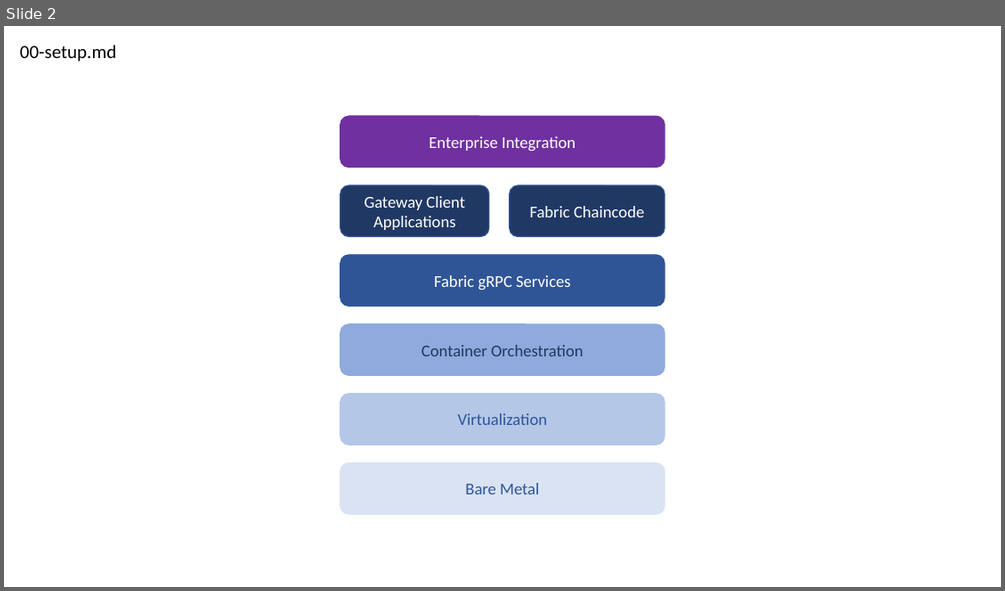
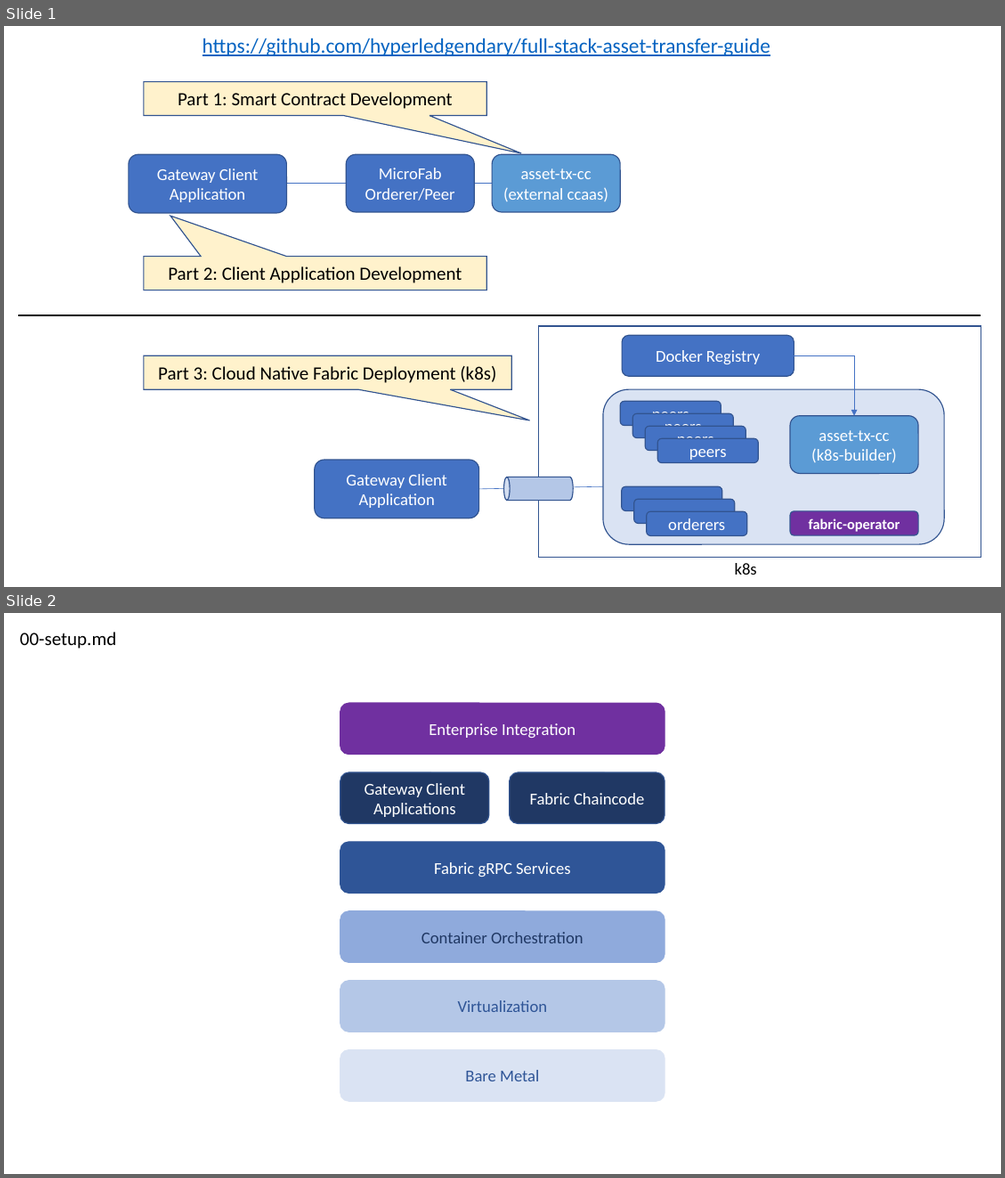
Before and after one commit to hyperledgendary/full-stack-asset-transfer-guide, a slide deck: docs/images/CloudReady.pptx. Shown one above the other, each under a label of ours: slide 2 before the commit, slides 1 and 2 after it. The pictures are 1005x591 and 1005x1178 pixels, drawn with LibreOffice and Linux fonts; fonts in the diff are those of the drawing. Boxes give left, top, right and bottom in pixels: in the first picture for what was removed or moved away, otherwise in the second. Text is boxed around its words. In the diff, an @@ line names an element or a change of style, - is before the commit and + after.

```diff
--- a/docs/images/CloudReady.pptx
+++ b/docs/images/CloudReady.pptx
@@ slide 1 added at bbox=[4, 26, 1001, 587], background #FFFFFF @@
@@ text added at bbox=[202, 38, 770, 56], 20 pt, text #0563C1, underline @@
+https://github.com/hyperledgendary/full-stack-asset-transfer-guide
@@ speech box added at bbox=[144, 82, 487, 116], fill #FFF2CC, outline #325491 1 pt, 18 pt, text #000000 @@
+Part 1: Smart Contract Development
@@ rounded rectangle added at bbox=[129, 155, 287, 213], fill #4472C4, outline #325491 1 pt, 16 pt, text #FFFFFF @@
+Gateway Client Application
@@ rounded rectangle added at bbox=[346, 155, 474, 212], fill #4472C4, outline #325491 1 pt, 16 pt, text #FFFFFF @@
+MicroFab
+Orderer/Peer
@@ rounded rectangle added at bbox=[493, 155, 621, 212], fill #5B9BD5, outline #325491 1 pt, 16 pt, text #FFFFFF @@
+asset-tx-cc
+(external ccaas)
@@ arrow added from (251, 183) to (507, 183), #4472C4 0.5 pt @@
@@ speech box added at bbox=[144, 257, 487, 290], fill #FFF2CC, outline #325491 1 pt, 18 pt, text #000000 @@
+Part 2: Client Application Development
@@ line added from (981, 315) to (19, 315), #000000 1.25 pt @@
@@ rectangle added at bbox=[539, 326, 981, 557], outline #325491 1 pt @@
@@ rounded rectangle added at bbox=[622, 335, 793, 376], fill #4472C4, outline #325491 1 pt, 16 pt, text #FFFFFF @@
+Docker Registry
@@ speech box added at bbox=[144, 356, 512, 389], fill #FFF2CC, outline #325491 1 pt, 18 pt, text #000000 @@
+Part 3: Cloud Native Fabric Deployment (k8s)
@@ elbow arrow added from (793, 356) to (854, 416), #4472C4 0.5 pt @@
@@ rounded rectangle added at bbox=[603, 389, 944, 544], fill #DAE3F3, outline #325491 1 pt @@
@@ rounded rectangle added at bbox=[620, 402, 721, 426], fill #4472C4, outline #325491 1 pt, 16 pt, text #FFFFFF @@
+peers
@@ rounded rectangle added at bbox=[633, 413, 734, 437], fill #4472C4, outline #325491 1 pt, 16 pt, text #FFFFFF @@
+peers
@@ rounded rectangle added at bbox=[790, 416, 919, 473], fill #5B9BD5, outline #325491 1 pt, 16 pt, text #FFFFFF @@
+asset-tx-cc
+(k8s-builder)
@@ rounded rectangle added at bbox=[645, 426, 745, 450], fill #4472C4, outline #325491 1 pt, 16 pt, text #FFFFFF @@
+peers
@@ rounded rectangle added at bbox=[657, 439, 759, 463], fill #4472C4, outline #325491 1 pt, 16 pt, text #FFFFFF @@
+peers
@@ rounded rectangle added at bbox=[315, 459, 479, 518], fill #4472C4, outline #325491 1 pt, 16 pt, text #FFFFFF @@
+Gateway Client Application
@@ cylinder added at bbox=[504, 476, 573, 499], fill #B4C7E7, outline #325491 1 pt @@
@@ arrow added from (479, 489) to (649, 486), #4472C4 0.5 pt @@
@@ rounded rectangle added at bbox=[622, 487, 722, 510], fill #4472C4, outline #325491 1 pt @@
@@ rounded rectangle added at bbox=[634, 499, 736, 523], fill #4472C4, outline #325491 1 pt @@
@@ rounded rectangle added at bbox=[647, 511, 747, 535], fill #4472C4, outline #325491 1 pt, 16 pt, text #FFFFFF @@
+orderers
@@ rounded rectangle added at bbox=[790, 511, 919, 535], fill #7030A0, outline #325491 1 pt, 14 pt, text #FFFFFF, bold @@
+fabric-operator
@@ text added at bbox=[735, 563, 757, 574], 16 pt, text #000000 @@
+k8s
```
Also in this commit, not shown: 1 slide removed, 2 other files.
